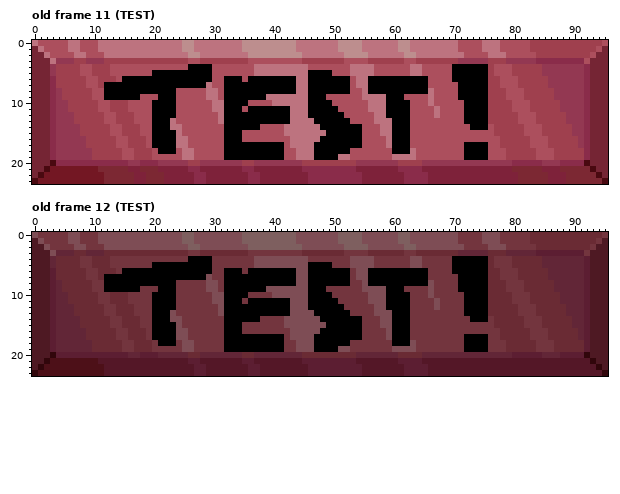
Pixel-art file, stored at SPRITES/ASEPRITE FILES/SmallButtons.aseprite. That is the earlier state.
96x24 pixels, 16 frames. Colours within 5 levels of each other are drawn and written as one. Shown: old frame 11 (TEST), old frame 12 (TEST). The commit also changed other frames, which this record leaves out.
Once edited:
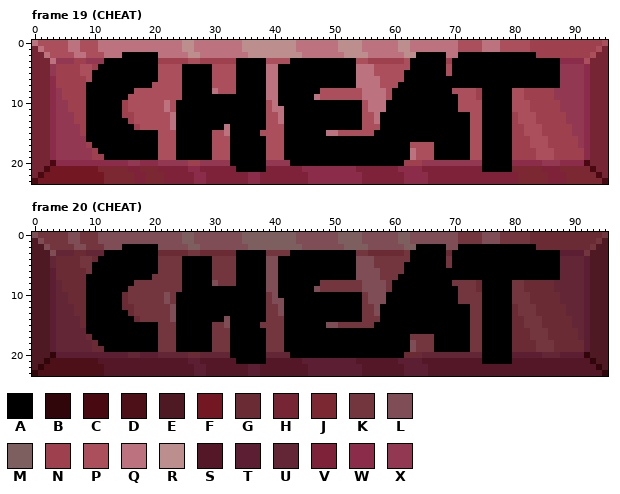
Palette (. is transparent): A #000000  B #31060b  C #490910  D #4d1018  E #4e1923  F #731723  G #6a2b34  H #752534  J #7c2833  K #73353e  L #7e4d55  M #7e5f5f  N #9f404e  P #ac4f5d  Q #bd737f  R #bd8e8e  S #541727  T #5c1e32  U #622637  V #7e223a  W #8a2c4a  X #933852
A new or re-ordered frame is compared with the old frame closest to it.
Diff:
frames 16 -> 20
Changed rows in their new state; - is an unchanged pixel.
Frame 19 (CHEAT) is new; against old frame 11 (TEST), layer "TEXT":
first column x 9:
 2 ------AAAAAA-------------------------------------------AAAAA--AAAAAAAAAAAAA----
 3 ---AAAAAAAAA-------------AAAAA----AAAAAAAAAAA---------AAAAAA-AAAAAAAAAAAAAAAAAA
 4 --AAAAAAAAAA----A--------AAAAA--AAAAAAAAAAAAA---------AAAAAA-------AAAAAAAAAAAA
 5 -AAAAAAAAAA-PPPP---------AAAAA--AAAAA----AAAA--------AAAAAAA-------AAAAAAAAAAAA
 6 -AAAAA------PPPP-------PP-A---QQ---AA-------A--QQPPPP----AAAA------AAAAAAAAAAAA
 7 AAA--------PPPPP----A--PP-----QQ---AA-------A--QQPPP-----AAAAA-----AAAAAAAAAAAA
 8 AAA-----PPPPPPP-AAAAA--PP-----QQ---AA--PPPPP---QQQP------AAAA-PPPN-AAAA--------
 9 AAA----PP---PPP-AAAAAAA---------AAAAA-QP----------P--AAAAAAAAAPPPN-AAAA--------
10 AAAAAA-----PPQPAAAAAAAA----AAA--AAAAA----AAAAA--------AAAAAAAA-PPP-AAAA--------
11 AAAAAA-----PPQPAAAAAAAA---A---PQQ-AAA-----AAAA--------AAAAAAAA-PPP-AAAA--------
12 AAAAAA-----PPPQAAAAAAAA-------PPQ-AAA------AAA---A----AAAAAAAAA-PP-AAAA--------
13 AAAAAAA----PPP-AAAAAAAA-------PPQ-AAAA------AA---AA---AAAAAAAAA-PP-AAAA--------
14 AAAAAAAA---PPP-AAAAAAAAQ-----A---AAAAAA----------AA---AAAAAAAAAAPP-AAAA--------
15 AAAAAAAAAAA-PPPAAAAAA--Q--AAA----AAAAAAAQQPPPP--AAA---AAAAAAAAAA--AAAAA--------
16 AAAAAAAAAAA-PPPAAAAAA--P--AAAA---AAAAAA-------AAAAA---AAAAAAAAAA--AAAAA--------
17 -AAAAAAAAAA-PPPAAAAAA--P------PPPAAAAA--------AAAAA-------AAAAA-PP-AAAA--------
18 --AAAAAAAAAAPPPAAAAAA--P------PPPAAAAA------AAAAAAA-------AAAAA-PP-AAAA--------
19 ---AAAAAAAAA---AAAAAA--P------PPPAAAAA----AAAAAAAAAAAA----AAAAA-PP-AAAA--------
20 ------------------------AAAAAA----AAAAAAAAAAAAAAAAAAA-------------AAAAA--------
21 -------------------------AAAAA------------------------------------AAAAA--------
Frame 20 (CHEAT) is new; against old frame 12 (TEST), layer "TEXT":
first column x 9:
 2 ------AAAAAA-------------------------------------------AAAAA--AAAAAAAAAAAAA----
 3 ---AAAAAAAAA-------------AAAAA----AAAAAAAAAAA---------AAAAAA-AAAAAAAAAAAAAAAAAA
 4 --AAAAAAAAAA----A--------AAAAA--AAAAAAAAAAAAA---------AAAAAA-------AAAAAAAAAAAA
 5 -AAAAAAAAAA-KKKK---------AAAAA--AAAAA----AAAA--------AAAAAAA-------AAAAAAAAAAAA
 6 -AAAAA------KKKK-------KK-A---LL---AA-------A--LLKKKK----AAAA------AAAAAAAAAAAA
 7 AAA--------KKKKK----A--KK-----LL---AA-------A--LLKKK-----AAAAA-----AAAAAAAAAAAA
 8 AAA-----KKKKKKK-AAAAA--KK-----LL---AA--KKKKK---LLLK------AAAA-KKKG-AAAA--------
 9 AAA----KK---KKK-AAAAAAA---------AAAAA-LK----------K--AAAAAAAAAKKKG-AAAA--------
10 AAAAAA-----KKLKAAAAAAAA----AAA--AAAAA----AAAAA--------AAAAAAAA-KKK-AAAA--------
11 AAAAAA-----KKLKAAAAAAAA---A---KLL-AAA-----AAAA--------AAAAAAAA-KKK-AAAA--------
12 AAAAAA-----KKKLAAAAAAAA-------KKL-AAA------AAA---A----AAAAAAAAA-KK-AAAA--------
13 AAAAAAA----KKK-AAAAAAAA-------KKL-AAAA------AA---AA---AAAAAAAAA-KK-AAAA--------
14 AAAAAAAA---KKK-AAAAAAAAL-----A---AAAAAA----------AA---AAAAAAAAAAKK-AAAA--------
15 AAAAAAAAAAA-KKKAAAAAA--L--AAA----AAAAAAALLKKKK--AAA---AAAAAAAAAA--AAAAA--------
16 AAAAAAAAAAA-KKKAAAAAA--K--AAAA---AAAAAA-------AAAAA---AAAAAAAAAA--AAAAA--------
17 -AAAAAAAAAA-KKKAAAAAA--K------KKKAAAAA--------AAAAA-------AAAAA-KK-AAAA--------
18 --AAAAAAAAAAKKKAAAAAA--K------KKKAAAAA------AAAAAAA-------AAAAA-KK-AAAA--------
19 ---AAAAAAAAA---AAAAAA--K------KKKAAAAA----AAAAAAAAAAAA----AAAAA-KK-AAAA--------
20 ------------------------AAAAAA----AAAAAAAAAAAAAAAAAAA-------------AAAAA--------
21 -------------------------AAAAA------------------------------------AAAAA--------
